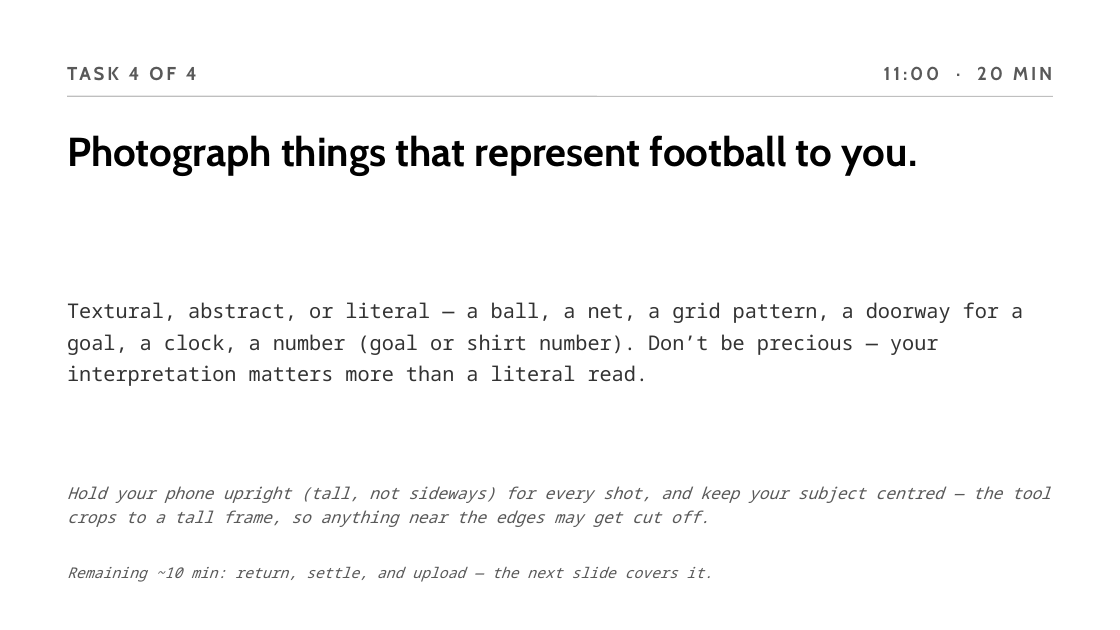
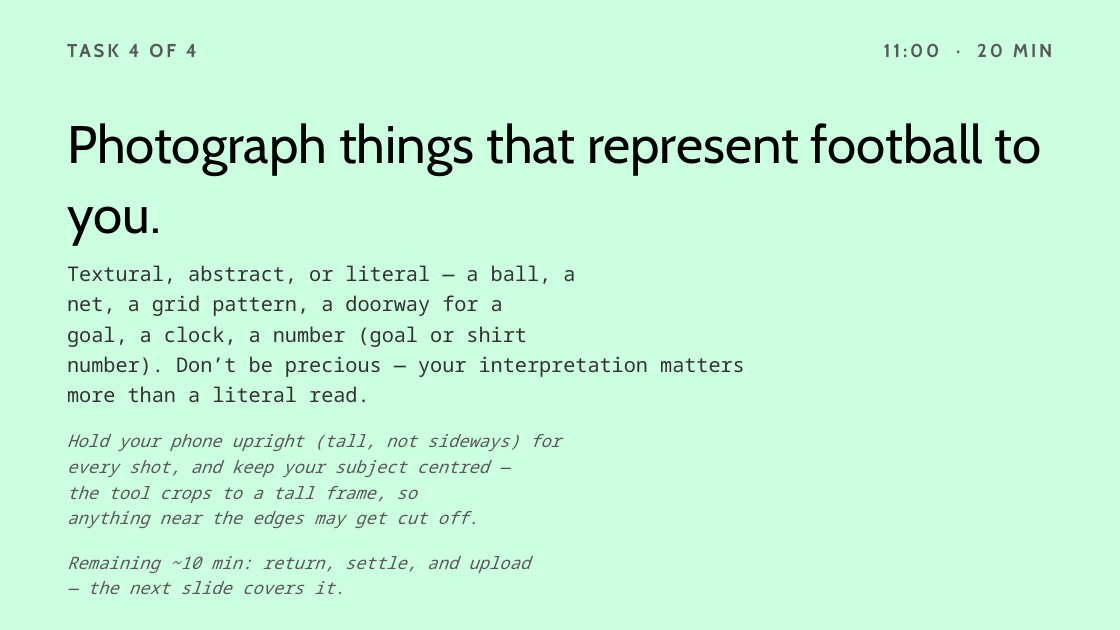
Before and after one commit to PkWr/GD-Remix-Process, a slide deck: slide 17 of Building-With-AI-Photo-Remix-Effects.pptx (slide 8 before the commit). Drawn at 1120x630 pixels with LibreOffice and Linux fonts; fonts in the diff are those of the drawing. Boxes give left, top, right and bottom in pixels: in the first picture for what was removed or moved away, otherwise in the second. Text is boxed around its words. In the diff, an @@ line names an element or a change of style, - is before the commit and + after.

```diff
--- a/Building-With-AI-Photo-Remix-Effects.pptx
+++ b/Building-With-AI-Photo-Remix-Effects.pptx
@@ background #FFFFFF to #CCFFE0 @@
@@ text "TASK 4 OF 4": place and size @@
-text "TASK 4 OF 4" at (129, 67, 197, 80)
+text "TASK 4 OF 4" at (129, 44, 197, 57)
@@ text "11:00 · 20 MIN": place and size @@
-text "11:00 · 20 MIN" at (884, 66, 1052, 80)
+text "11:00 · 20 MIN" at (884, 43, 1052, 57)
@@ text "Photograph things that represent football ...": place and size @@
-text "Photograph things that represent football ..." at (67, 135, 918, 175)
+text "Photograph things that represent football ..." at (67, 123, 1042, 244)
@@ text "Photograph things that represent football ..." at (67, 123, 1042, 244): size 26 to 34 pt, bold off @@
@@ line removed from (67, 96) to (1053, 96) @@
@@ text at (67, 265, 745, 402): text changed @@
-Textural, abstract, or literal — a ball, a net, a grid pattern, a doorway for a goal, a clock, a number (goal or shirt number). Don’t be precious — your interpretation matters more than a literal read.
+Textural, abstract, or literal — a ball, a
+net, a grid pattern, a doorway for a
+goal, a clock, a number (goal or shirt
+number). Don’t be precious — your interpretation matters
+more than a literal read.
@@ text at (67, 434, 561, 528): text changed; size 10.5 to 11 pt @@
-Hold your phone upright (tall, not sideways) for every shot, and keep your subject centred — the tool crops to a tall frame, so anything near the edges may get cut off.
+Hold your phone upright (tall, not sideways) for
+every shot, and keep your subject centred —
+the tool crops to a tall frame, so
+anything near the edges may get cut off.
@@ text at (67, 556, 530, 594): text changed; size 9.5 to 11 pt @@
-Remaining ~10 min: return, settle, and upload — the next slide covers it.
+Remaining ~10 min: return, settle, and upload
+— the next slide covers it.
```
Also in this commit, not shown: 19 other slides changed, 1 slide added, 8 other files.
